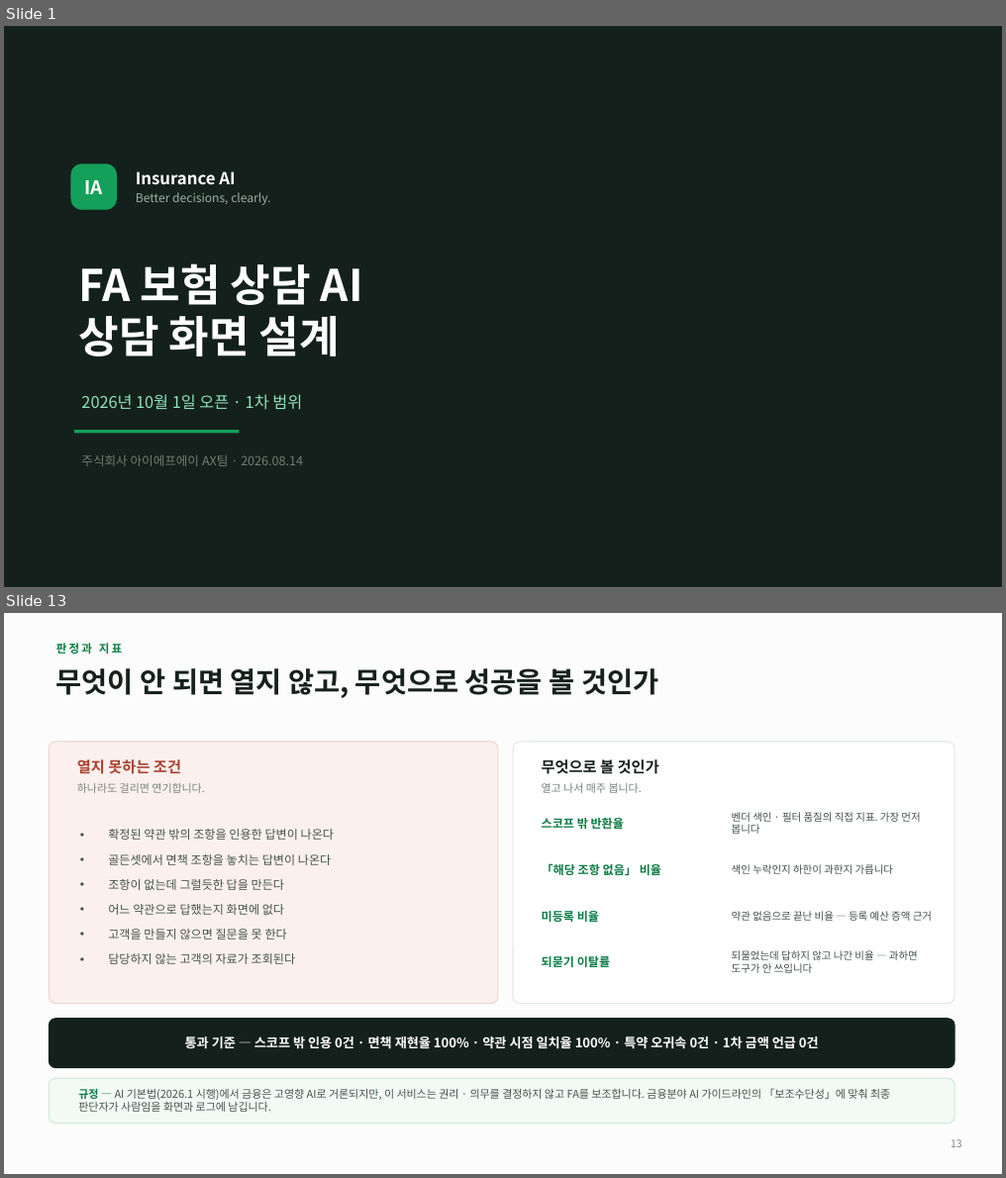
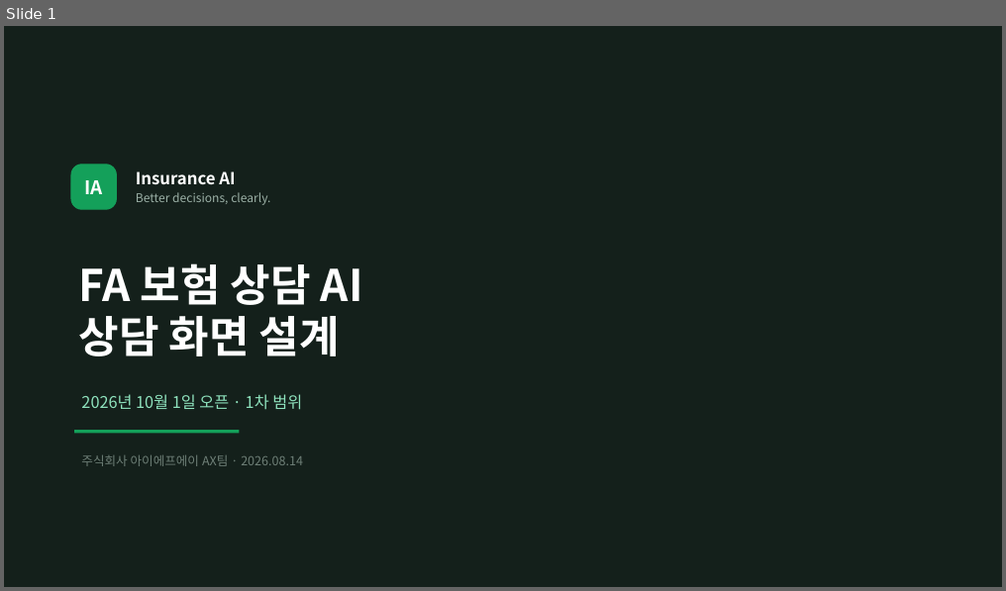
Before and after one commit to acathy870928-hash/chacha6377, a slide deck: docs/Insurance_AI_상담설계.pptx. Shown one above the other, each under a label of ours: slides 1 and 13 before the commit, slide 1 after it; the slides between them are not shown. The pictures are 1006x1178 and 1006x591 pixels, drawn with LibreOffice and Linux fonts; fonts in the diff are those of the drawing. Boxes give left, top, right and bottom in pixels: in the first picture for what was removed or moved away, otherwise in the second. Text is boxed around its words. In the diff, an @@ line names an element or a change of style, - is before the commit and + after.

```diff
--- a/docs/Insurance_AI_상담설계.pptx
+++ b/docs/Insurance_AI_상담설계.pptx
@@ slide 13 removed at (x1=4, y1=613, x2=1002, y2=1174), background #FBFCFB @@
@@ text removed at (x1=56, y1=643, x2=122, y2=654) @@
-판정과 지표
@@ text removed at (x1=56, y1=668, x2=658, y2=698) @@
-무엇이 안 되면 열지 않고, 무엇으로 성공을 볼 것인가
@@ rounded rectangle removed at (x1=49, y1=742, x2=498, y2=1004) @@
@@ text removed at (x1=77, y1=760, x2=181, y2=774) @@
-열지 못하는 조건
@@ rounded rectangle removed at (x1=513, y1=742, x2=954, y2=1004) @@
@@ text removed at (x1=542, y1=758, x2=659, y2=777) @@
-무엇으로 볼 것인가
@@ text removed at (x1=77, y1=783, x2=205, y2=793) @@
-하나라도 걸리면 연기합니다.
@@ text removed at (x1=542, y1=783, x2=642, y2=793) @@
-열고 나서 매주 봅니다.
@@ text removed at (x1=542, y1=818, x2=624, y2=829) @@
-스코프 밖 반환율
@@ text removed at (x1=732, y1=812, x2=920, y2=834) @@
-벤더 색인 · 필터 품질의 직접 지표. 가장 먼저 봅니다
@@ text removed at (x1=108, y1=829, x2=334, y2=964) @@
-• 확정된 약관 밖의 조항을 인용한 답변이 나온다
-• 골든셋에서 면책 조항을 놓치는 답변이 나온다
-• 조항이 없는데 그럴듯한 답을 만든다
-• 어느 약관으로 답했는지 화면에 없다
-• 고객을 만들지 않으면 질문을 못 한다
-• 담당하지 않는 고객의 자료가 조회된다
@@ text removed at (x1=542, y1=863, x2=661, y2=875) @@
-「해당 조항 없음」 비율
@@ text removed at (x1=732, y1=864, x2=894, y2=874) @@
-색인 누락인지 하한이 과한지 가릅니다
@@ text removed at (x1=542, y1=911, x2=599, y2=922) @@
-미등록 비율
@@ text removed at (x1=732, y1=911, x2=932, y2=921) @@
-약관 없음으로 끝난 비율 — 등록 예산 증액 근거
@@ text removed at (x1=542, y1=957, x2=610, y2=967) @@
-되묻기 이탈률
@@ text removed at (x1=732, y1=951, x2=918, y2=973) @@
-되물었는데 답하지 않고 나간 비율 — 과하면 도구가 안 쓰입니다
@@ rounded rectangle removed at (x1=49, y1=1019, x2=954, y2=1068) @@
@@ text removed at (x1=185, y1=1037, x2=819, y2=1050) @@
-통과 기준 — 스코프 밖 인용 0건 · 면책 재현율 100% · 약관 시점 일치율 100% · 특약 오귀속 0건 · 1차 금액 언급 0건
@@ rounded rectangle removed at (x1=49, y1=1078, x2=954, y2=1124) @@
@@ text removed at (x1=78, y1=1088, x2=890, y2=1112) @@
-규정 — AI 기본법(2026.1 시행)에서 금융은 고영향 AI로 거론되지만, 이 서비스는 권리 · 의무를 결정하지 않고 FA를 보조합니다. 금융분야 AI 가이드라인의 「보조수단성」에 맞춰 최종 판단자가 사람임을 화면과 로그에 남깁니다.
@@ text removed at (x1=950, y1=1140, x2=962, y2=1148) @@
-13
```
Also in this commit, not shown: 5 slides changed, 2 slides added, 8 other slides removed, 2 other files.
